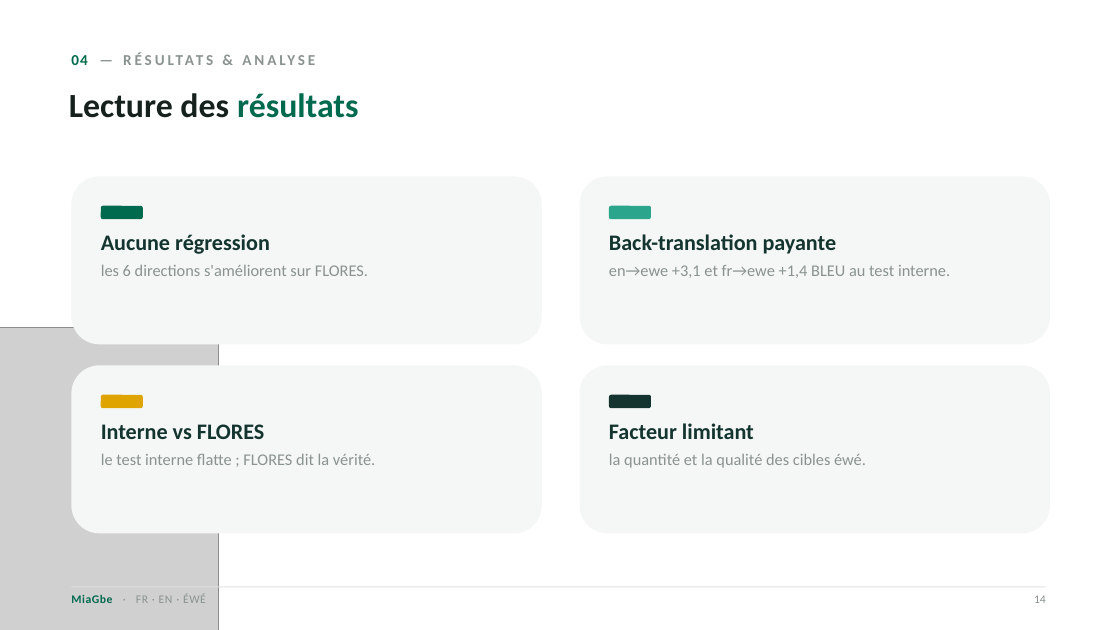
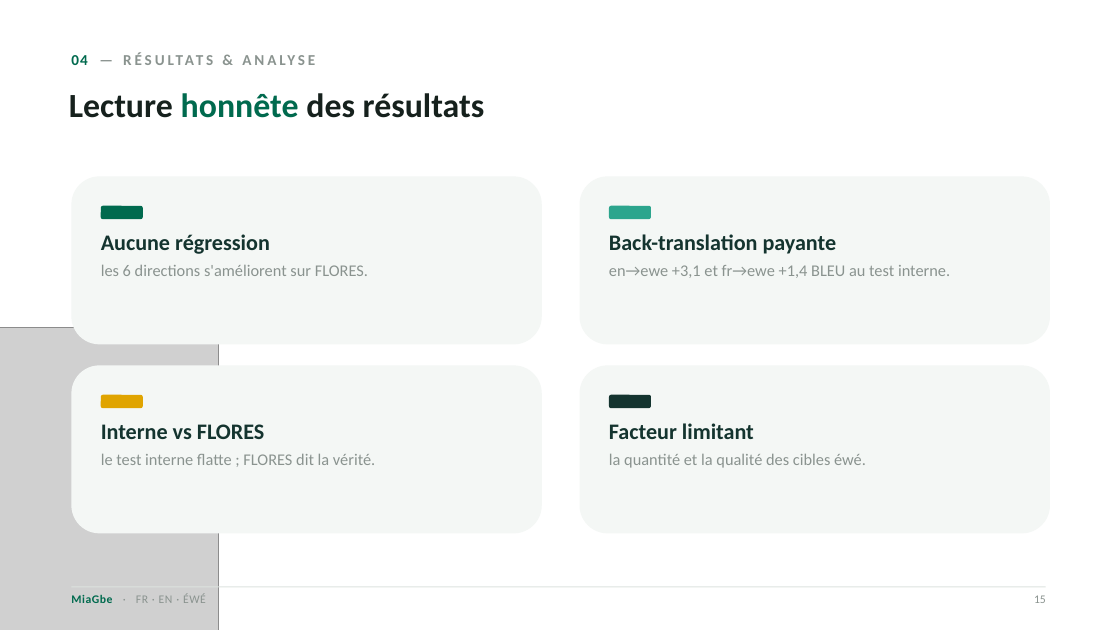
Before and after one commit to richkombate/miagbe_traduction_eng_fr_ewe-, a slide deck: slide 15 of MiaGbe_Presentation_v2.pptx (slide 14 before the commit). Drawn at 1120x630 pixels with LibreOffice and Linux fonts; fonts in the diff are those of the drawing; grey boxes stand for pictures. Boxes give left, top, right and bottom in pixels: in the first picture for what was removed or moved away, otherwise in the second. Text is boxed around its words. In the diff, an @@ line names an element or a change of style, - is before the commit and + after.

```diff
--- a/MiaGbe_Presentation_v2.pptx
+++ b/MiaGbe_Presentation_v2.pptx
@@ text at (69, 93, 485, 118): text changed @@
-Lecture des résultats
+Lecture honnête des résultats
@@ text at (1034, 595, 1046, 603): text changed @@
-14
+15
```
Also in this commit, not shown: 5 other slides changed, 1 slide added, 2 other files.
